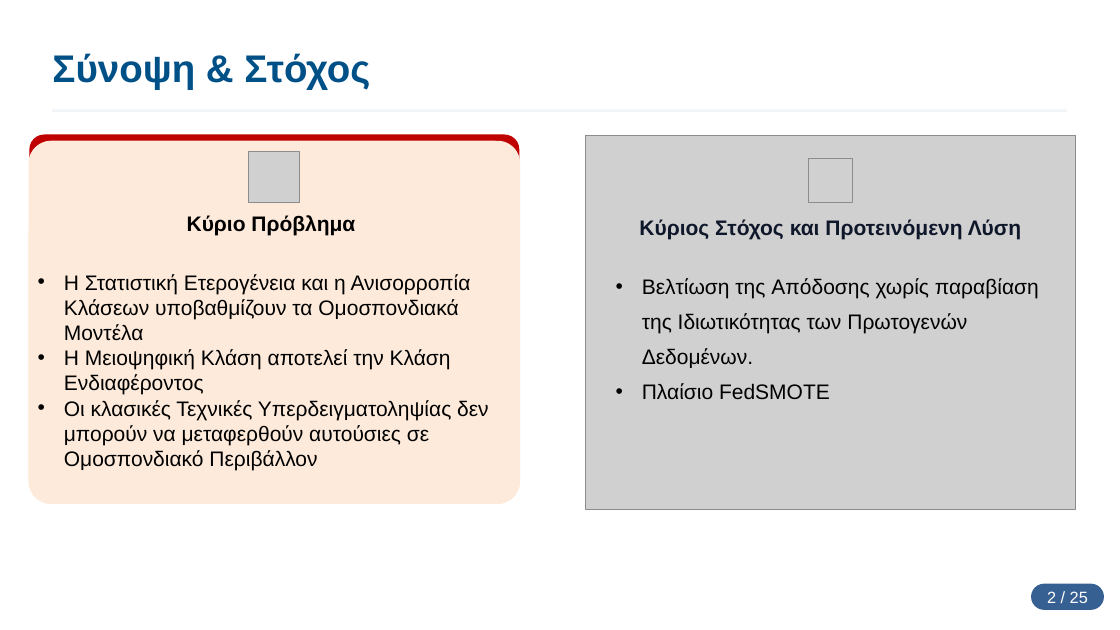
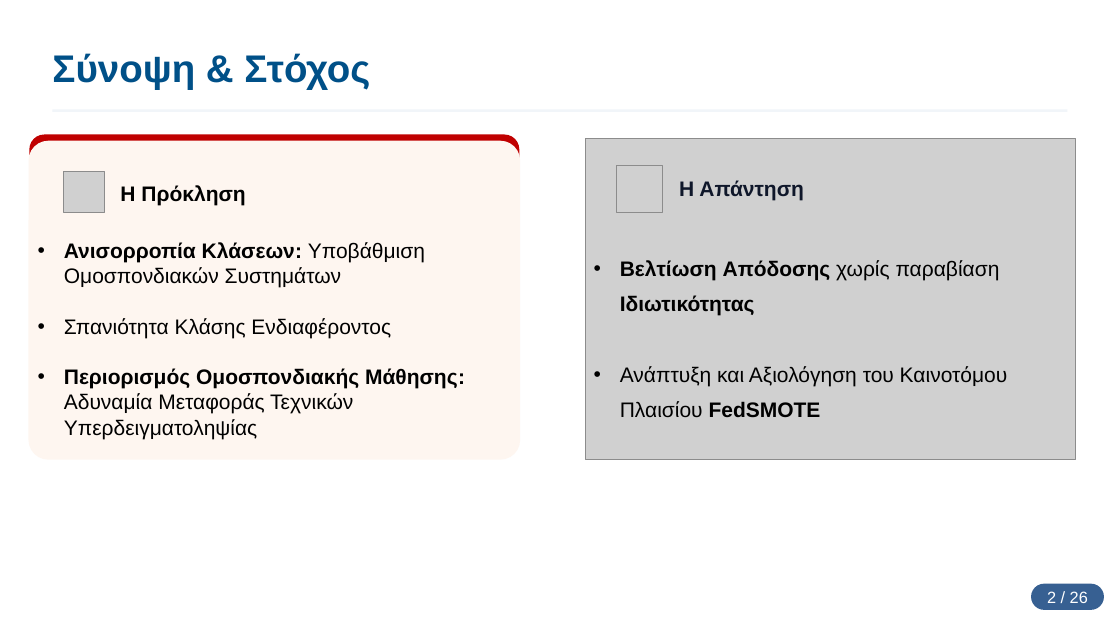
Before and after one commit to rafahl5/diplom, a slide deck: slide 2 of presentation/diplom_presentation.pptx. Drawn at 1120x630 pixels with LibreOffice and Linux fonts; fonts in the diff are those of the drawing; grey boxes stand for pictures; background and template pictures are left out. Boxes give left, top, right and bottom in pixels: in the first picture for what was removed or moved away, otherwise in the second. Text is boxed around its words. In the diff, an @@ line names an element or a change of style, - is before the commit and + after.

```diff
--- a/presentation/diplom_presentation.pptx
+++ b/presentation/diplom_presentation.pptx
@@ rounded rectangle: place and size @@
-rounded rectangle at bbox=[29, 141, 520, 504]
+rounded rectangle at bbox=[29, 141, 520, 460]
@@ rounded rectangle at bbox=[29, 141, 520, 460]: fill #FDEADA to #FEF6F0 @@
@@ picture: place and size @@
-picture at bbox=[586, 135, 1075, 510]
+picture at bbox=[586, 139, 1075, 460]
@@ picture added at bbox=[64, 171, 105, 213] @@
@@ picture removed at bbox=[249, 151, 300, 202] @@
@@ picture added at bbox=[616, 166, 663, 213] @@
@@ picture removed at bbox=[808, 159, 852, 202] @@
@@ text at bbox=[120, 185, 245, 206]: text changed @@
-Κύριο Πρόβλημα
+Η Πρόκληση
@@ text at bbox=[679, 180, 804, 201]: text changed @@
-Κύριος Στόχος και Προτεινόμενη Λύση
+Η Απάντηση
@@ text at bbox=[64, 242, 465, 439]: text changed @@
-• Η Στατιστική Ετερογένεια και η Ανισορροπία Κλάσεων υποβαθμίζουν τα Ομοσπονδιακά Μοντέλα
-• Η Μειοψηφική Κλάση αποτελεί την Κλάση Ενδιαφέροντος
-• Οι κλασικές Τεχνικές Υπερδειγματοληψίας δεν μπορούν να μεταφερθούν αυτούσιες σε Ομοσπονδιακό Περιβάλλον
+• Ανισορροπία Κλάσεων: Υποβάθμιση Ομοσπονδιακών Συστημάτων
+• Σπανιότητα Κλάσης Ενδιαφέροντος
+• Περιορισμός Ομοσπονδιακής Μάθησης: Αδυναμία Μεταφοράς Τεχνικών Υπερδειγματοληψίας
@@ text at bbox=[620, 260, 1008, 417]: text changed @@
-• Βελτίωση της Απόδοσης χωρίς παραβίαση της Ιδιωτικότητας των Πρωτογενών Δεδομένων.
-• Πλαίσιο FedSMOTE
+• Βελτίωση Απόδοσης χωρίς παραβίαση Ιδιωτικότητας
+• Ανάπτυξη και Αξιολόγηση του Καινοτόμου Πλαισίου FedSMOTE
```
Also in this commit, not shown: 23 other slides changed, 1 slide added, 2 other files.
